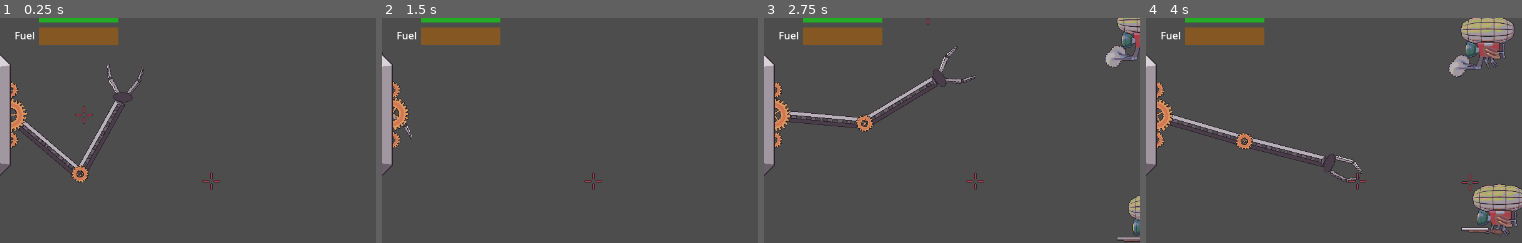
Above: before the commit, frames 1-4 (left to right).
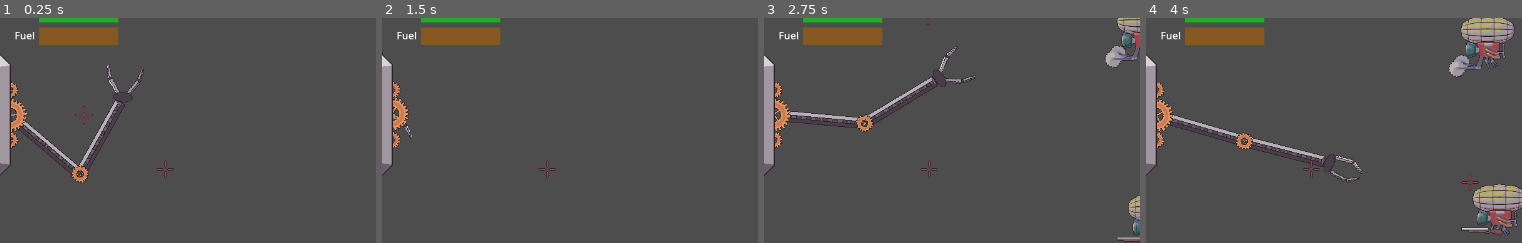
Above: after the commit, the same moments.

Repository: Popcornmotte/elevatorpitch
Game: Godot game, scene res://Scenes/World/test_scenes.tscn
Same seed, same stepped clock (60 frames per second), same inputs: the game is played once before the commit and once after it.
Inputs (mouse positions are % of the whole screen's width and height, from its top left):
- Up to frame 1 (0.25 s): no input
- Up to frame 2 (1.5 s): move the mouse to (70, 45) at 0.52 s; press the mouse at (70, 45) at 0.53 s; move the mouse to (26, 55) at 1.27 s; release the mouse at (26, 55) at 1.28 s; click (26, 55) at 1.35 s
- Up to frame 3 (2.75 s): move the mouse to (58, 28) at 2.02 s; hold W (W) from 2.03 s (still down); click (58, 28) at 2.3 s
- Up to frame 4 (4 s): move the mouse to (42, 70) at 2.77 s; release W (W) at 2.78 s; click (42, 70) at 2.85 s; move the mouse to (79, 65) at 3.52 s; press the mouse at (79, 65) at 3.53 s
The pictures show only the part of the screen within x 36-86%, y 28-78%; the shares and areas given below are measured in that part.

The runs differ from the first frame. In frame 1, 0.1% of the frame differs, in the area x 41-59%, y 63-77%; in frame 2, 0.1%; in frame 3, 0.1%; in frame 4, 0.1%.

Commit message:
fixed enemy aim, fixed grab, fix enemz projectile spawm

Diff:
--- a/Scenes/Objects/Enemies/weapons/rifle.tscn
+++ b/Scenes/Objects/Enemies/weapons/rifle.tscn
@@ -7,13 +7,14 @@
 [sub_resource type="CircleShape2D" id="CircleShape2D_b4fv3"]
 radius = 29.0172
 
-[node name="Rifle" type="Node2D"]
+[node name="Rifle" type="Node2D" node_paths=PackedStringArray("weaponNozzle")]
 script = ExtResource("1_qgjbn")
 damage = 2
 reloadTime = 3.0
 ranged = true
 projectile = ExtResource("2_jqlub")
 projectileSpeed = 1000.0
+weaponNozzle = NodePath("Nozzle")
 
 [node name="Sprite2D" type="Sprite2D" parent="."]
 texture = ExtResource("3_jylbf")
@@ -27,5 +28,8 @@
 position = Vector2(-48, 29)
 shape = SubResource("CircleShape2D_b4fv3")
 
+[node name="Nozzle" type="Marker2D" parent="."]
+position = Vector2(-60, 19)
+
 [connection signal="body_entered" from="MeleeArea" to="." method="_on_melee_area_body_entered"]
 [connection signal="body_exited" from="MeleeArea" to="." method="_on_melee_area_body_exited"]
--- a/Scenes/Objects/elevator.tscn
+++ b/Scenes/Objects/elevator.tscn
@@ -204,6 +204,7 @@
 position = Vector2(97, 0)
 rotation = 0.387332
 rest = Transform2D(0.92592, 0.377719, -0.377719, 0.92592, 97, 0)
+metadata/_local_pose_override_enabled_ = true
 
 [node name="GearSprite" type="Sprite2D" parent="Skeleton2D/GearBone"]
 z_index = -1
@@ -212,6 +213,7 @@
 [node name="UpperArmBone" type="Bone2D" parent="Skeleton2D/GearBone"]
 position = Vector2(7.00004, -1.14441e-05)
 rest = Transform2D(1, 0, 0, 1, 7, 0)
+metadata/_local_pose_override_enabled_ = true
 
 [node name="UpperArmSprite" type="Sprite2D" parent="Skeleton2D/GearBone/UpperArmBone"]
 z_index = -2
@@ -223,6 +225,7 @@
 rotation = -0.174533
 scale = Vector2(1, 1)
 rest = Transform2D(0.737913, -0.674895, 0.674895, 0.737913, 128, 0)
+metadata/_local_pose_override_enabled_ = true
 
 [node name="LowerArmSprite" type="Sprite2D" parent="Skeleton2D/GearBone/UpperArmBone/LowerArmBone"]
 z_index = -2
@@ -245,6 +248,7 @@
 position = Vector2(128, 0)
 rotation = 0.289078
 rest = Transform2D(0.930478, 0.366254, -0.366254, 0.930478, 128.007, 0.000183105)
+metadata/_local_pose_override_enabled_ = true
 
 [node name="Claw" type="AnimatableBody2D" parent="Skeleton2D/GearBone/UpperArmBone/LowerArmBone/ClawBone"]
 collision_layer = 0
--- a/Scenes/World/test_scenes.tscn
+++ b/Scenes/World/test_scenes.tscn
@@ -14,5 +14,5 @@
 [node name="DroneSaw" parent="." instance=ExtResource("2_qlvle")]
 position = Vector2(1244, 208)
 
-[node name="DroneSaw2" parent="." instance=ExtResource("3_0yjb8")]
+[node name="DroneRifle" parent="." instance=ExtResource("3_0yjb8")]
 position = Vector2(1262, 572)
--- a/Scripts/Claw.gd
+++ b/Scripts/Claw.gd
@@ -28,11 +28,13 @@
 			grabbable.release(self.linear_velocity)
 			grabbable = null
 			grabbing = false
-	pass
+	if Input.is_action_just_pressed("Debug"):
+		print("Claw's current grabbable: "+str(grabbable))
 
 
 func _on_grab_area_body_entered(body):
-	grabbable = body
+	if grabbable == null:
+		grabbable = body
 	pass # Replace with function body.
 
 
--- a/Scripts/Enemies/genericMinion.gd
+++ b/Scripts/Enemies/genericMinion.gd
@@ -16,18 +16,23 @@
 var target : Vector2
 
 var dbm
-
+var elevatorPos : Vector2
 # Called when the node enters the scene tree for the first time.
 func _ready():
+	elevatorPos = Global.elevator.global_position
 	chooseTarget()
 	pass
 
 func chooseTarget():
+	#ranged enemies should (for now) find a spot roughly in grabbing range and
+	#start shooting from there
 	if rangedBehavior:
-		target = global_position.direction_to(Global.elevator.global_position).normalized()
-		target = global_position + target * global_position.distance_to(Global.elevator.global_position)/2
+		target = global_position.direction_to(elevatorPos).normalized()
+		target = global_position + target * global_position.distance_to(elevatorPos)/1.7
+	#Melee enemies should target a random part on the elevator and move towards that
 	else:
-		target = Global.elevator.global_position + Vector2(randi_range(-90,90),randi_range(-90,90))
+		target = elevatorPos + Vector2(randi_range(-90,90),randi_range(-90,90))
+
 #called by the claw when grabbed. Will effectivly destory this minion
 #so it can be used as a throwable
 func grab(clawA):
@@ -46,17 +51,20 @@
 func release(linVel):
 	grabbed = false
 	linear_velocity = linVel
-	set_collision_layer_value(1,false)
-	set_collision_mask_value(1,false)
+	set_collision_layer_value(1,true)
+	set_collision_mask_value(1,true)
 	gravity_scale = 1
 
 func move(delta) -> bool:
-	if(!popped && !weapon.checkMeleeHit()):
-		angular_velocity = -rotation * 10 * delta
-		var direction = global_position.direction_to(target).normalized()
-		speed = lerpf(linear_velocity.length(),maxSpeed,0.5)
-		linear_velocity = direction * speed
-		return true
+	if(!popped):
+		if rangedBehavior && global_position.distance_to(target) < 10:
+			return false
+		if(!weapon.checkMeleeHit()):
+			angular_velocity = -rotation * 10 * delta
+			var direction = global_position.direction_to(target).normalized()
+			speed = lerpf(linear_velocity.length(),maxSpeed,0.5)
+			linear_velocity = direction * speed
+			return true
 	if(grabbed):
 		global_position = clawArea.global_position
 		return false
@@ -74,7 +82,7 @@
 	if rangedBehavior:
 		if global_position.distance_to(target) <= 10:
 			if (reload<=0):
-				weapon.fire(global_position.direction_to(target).normalized())
+				weapon.fire(global_position.direction_to(elevatorPos).normalized())
 				reload = weapon.reloadTime
 	else:
 		if(weapon.checkMeleeHit()):
--- a/Scripts/Enemies/weapon.gd
+++ b/Scripts/Enemies/weapon.gd
@@ -12,6 +12,7 @@
 #if ranged, what projectile to fire
 @export var projectile : PackedScene
 @export var projectileSpeed : float
+@export var weaponNozzle : Node2D
 
 #is elevator in melee range?
 var elevatorBodyInRange : bool
@@ -22,7 +23,7 @@
 	var projectileInstance = projectile.instantiate()
 	get_parent().get_parent().get_parent().add_child(projectileInstance)
 	projectileInstance.velocity = get_parent().get_parent().linear_velocity + trajectory * projectileSpeed
-	projectileInstance.position = global_position
+	projectileInstance.position = weaponNozzle.global_position
 
 
 func checkMeleeHit() -> bool:
--- a/project.godot
+++ b/project.godot
@@ -43,6 +43,11 @@
 "events": [Object(InputEventMouseButton,"resource_local_to_scene":false,"resource_name":"","device":-1,"window_id":0,"a …(253 unchanged characters)…
 ]
 }
+Debug={
+"deadzone": 0.5,
+"events": [Object(InputEventKey,"resource_local_to_scene":false,"resource_name":"","device":-1,"window_id":0,"alt_pressed":false,"shift_pressed":false,"ctrl_pressed":false,"meta_pressed":false,"pressed":false,"keycode":0,"physical_keycode":4194318,"key_label":0,"unicode":0,"echo":false,"script":null)
+]
+}
 
 [rendering]
 
